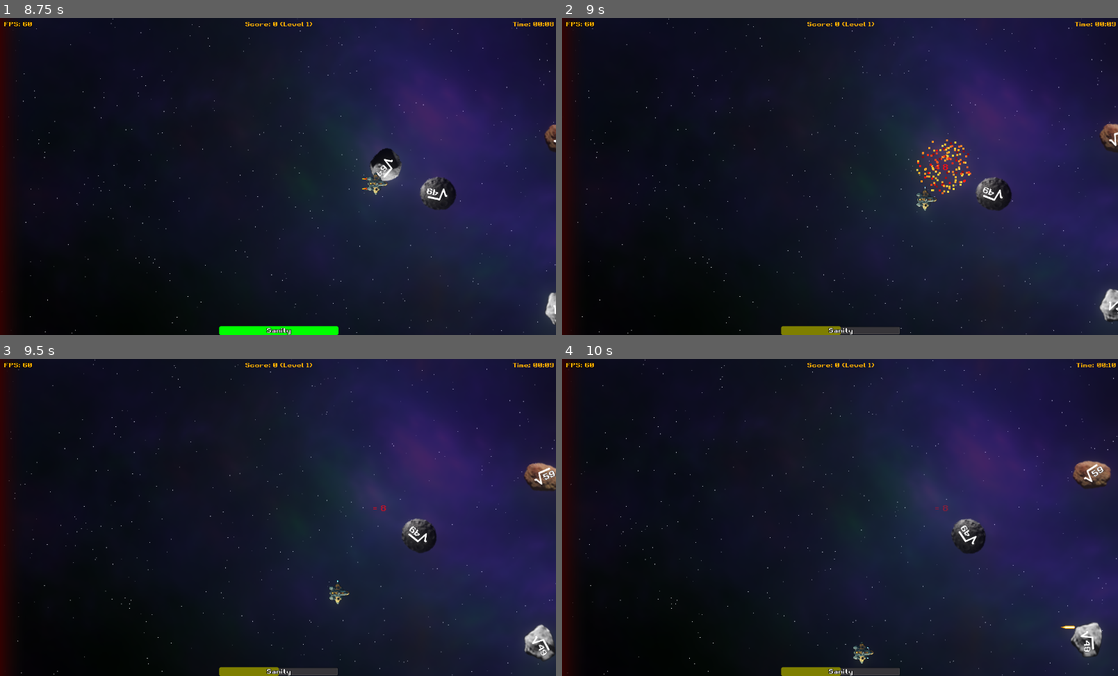
Above: before the commit, frames 1-4 (two rows, left to right).
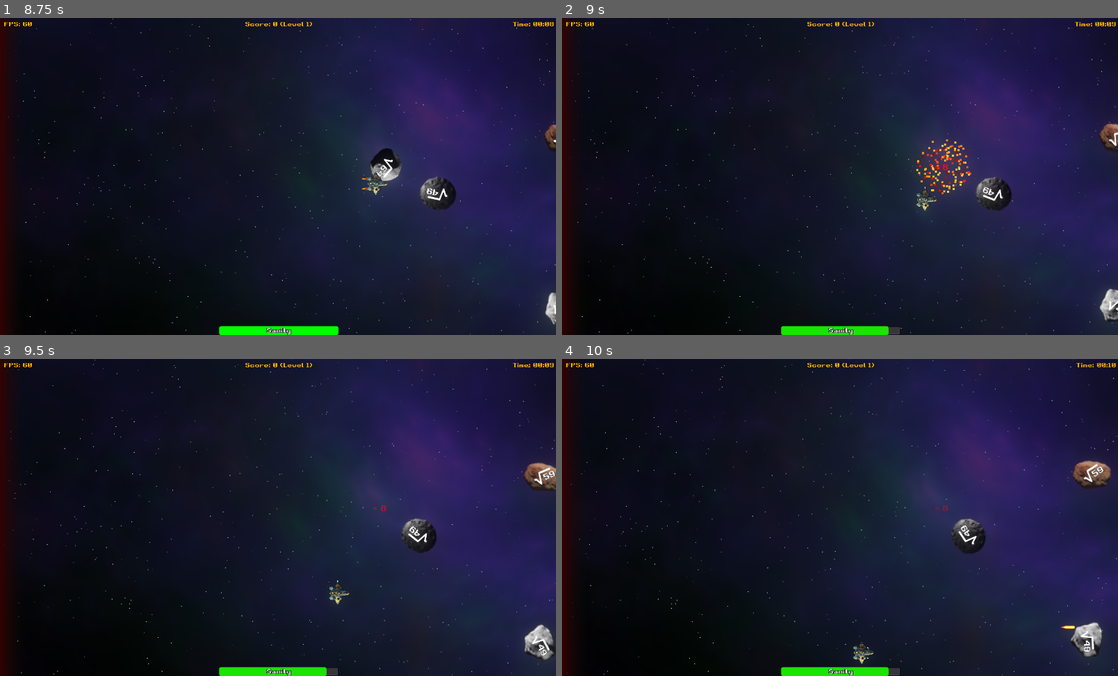
Above: after the commit, the same moments.

Repository: gingerr/ggj-2023-roots-one
Game: Godot game, scene res://MainMenu.tscn
The game is run twice, just before and just after one commit, with the same random seed, the same clock (stepped at 60 frames per second) and the same inputs.
Inputs:
- Up to frame 1 (8.75 s): click "New Game" at 0.5 s; tap Enter at 1.25, 1.35, 2.1, 2.85, 3.6, 4.35, 5.1, 5.85, 6.6, 7.35, 8.1 s; hold Right (ui_right) 1.28-2.03 s; tap Space at 1.52, 2.27, 3.77, 4.52, 5.27, 6.77, 7.52, 8.27 s; hold Down (ui_down) 2.03-2.78 s; hold Right (ui_right) 2.78-3.53 s; hold Up (ui_up) 3.53-4.28 s; hold Left (ui_left) 4.28-5.78 s; hold Down (ui_down) 5.78-6.53 s; hold Right (ui_right) 6.53-7.28 s; hold Up (ui_up) 7.28-8.03 s; hold Right (ui_right) from 8.03 s (still down)
- Up to frame 2 (9 s): release Right (ui_right) at 8.78 s; hold Down (ui_down) from 8.78 s (still down); tap Enter at 8.85 s
- Up to frame 3 (9.5 s): keep holding Down (ui_down)
- Up to frame 4 (10 s): release Down (ui_down) at 9.53 s; hold Left (ui_left) from 9.53 s (still down); tap Enter at 9.6 s; tap Space at 9.77 s

Frame 1 is identical in both runs. In frame 2, 0.5% of the frame differs, in the area x 39-59%, y 97-100%; in frame 3, 0.5%; in frame 4, 0.5%.

Commit message:
.

Diff:
--- a/GameOver.gd
+++ b/GameOver.gd
@@ -5,7 +5,7 @@
 
 func _process(delta):
 	get_tree().paused = true;
-	$VBoxContainer/Countdown.text = "You scored " + str(HUD.get_score()) + "\nExiting in " + String(round($Timer.time_left)) + "\n"
+	$VBoxContainer/Countdown.text = "Your score:\n" + str(HUD.get_score()) + " points\n\n  Exiting in " + String(round($Timer.time_left)) + " seconds  \n"
 
 func _on_Timer_timeout():
 	get_tree().paused = false;
--- a/Player.gd
+++ b/Player.gd
@@ -21,7 +21,7 @@
 func _ready():
 	position.x = 100
 	position.y = get_viewport_rect().size.y / 2
-	change_health(2)
+	change_health(10)
 
 
 # Called every frame. 'delta' is the elapsed time since the previous frame.
